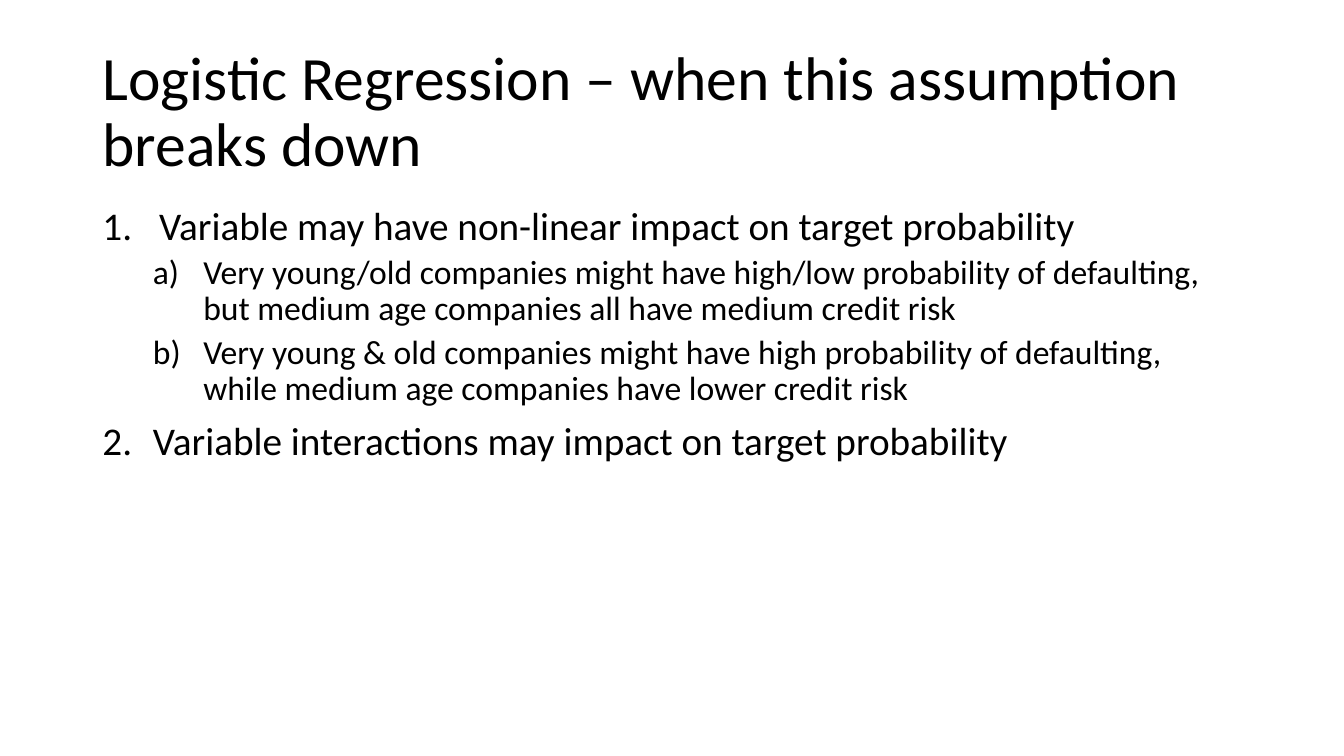
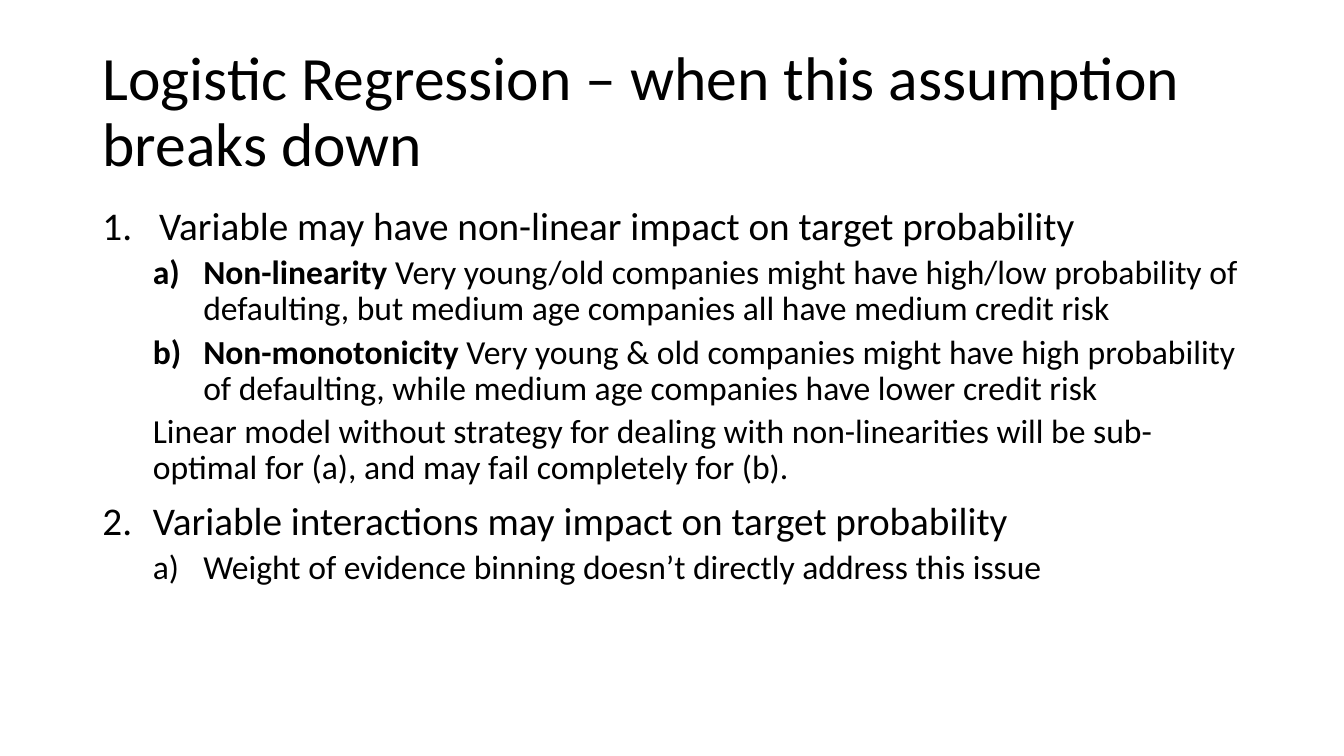
Before and after one commit to oli5679/WeightOfEvidenceDemo, a slide deck: slide 5 of Presentation.pptx. Drawn at 1344x756 pixels with LibreOffice and Linux fonts; fonts in the diff are those of the drawing. Boxes give left, top, right and bottom in pixels: in the first picture for what was removed or moved away, otherwise in the second. Text is boxed around its words. In the diff, an @@ line names an element or a change of style, - is before the commit and + after.

```diff
--- a/Presentation.pptx
+++ b/Presentation.pptx
@@ text at (x1=153, y1=260, x2=1237, y2=485): text changed @@
-  a) Very young/old companies might have high/low probability of defaulting, but medium age companies all have medium credit risk
-  b) Very young & old companies might have high probability of defaulting, while medium age companies have lower credit risk
+  a) Non-linearity Very young/old companies might have high/low probability of defaulting, but medium age companies all have medium credit risk
+  b) Non-monotonicity Very young & old companies might have high probability of defaulting, while medium age companies have lower credit risk
+  Linear model without strategy for dealing with non-linearities will be sub-optimal for (a), and may fail completely for (b).
@@ text at (x1=203, y1=555, x2=1041, y2=585): paragraph added @@
+  a) Weight of evidence binning doesn’t directly address this issue
```
Also in this commit, not shown: 3 other slides changed, 3 slides added, 2 slides removed, 5 other files.
